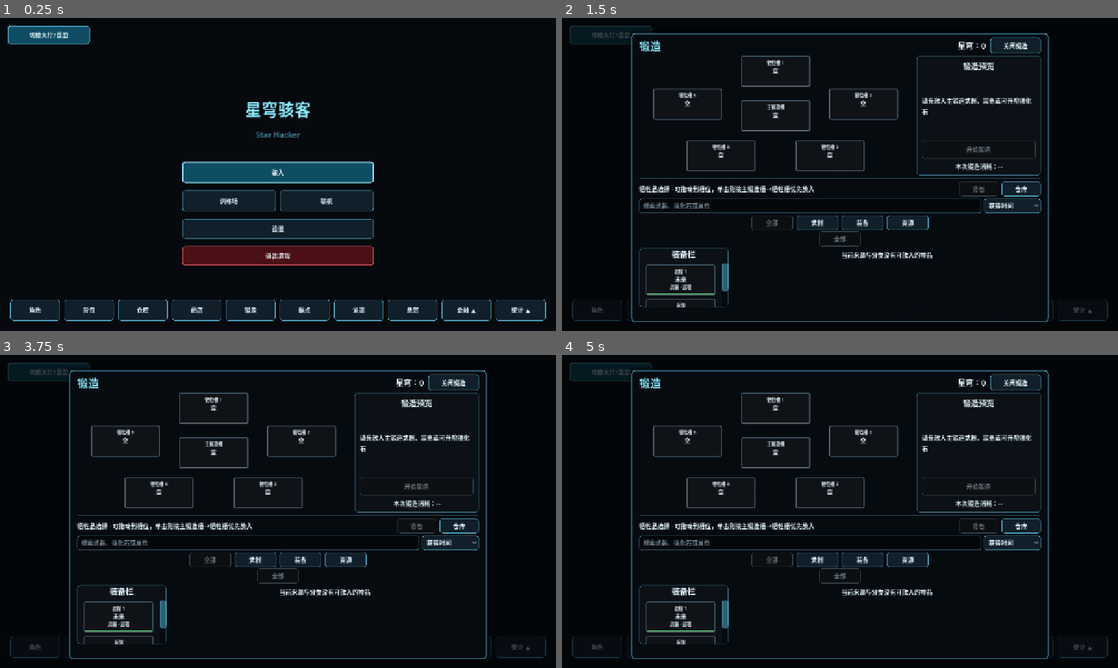
Above: before the commit, frames 1-4 (two rows, left to right).
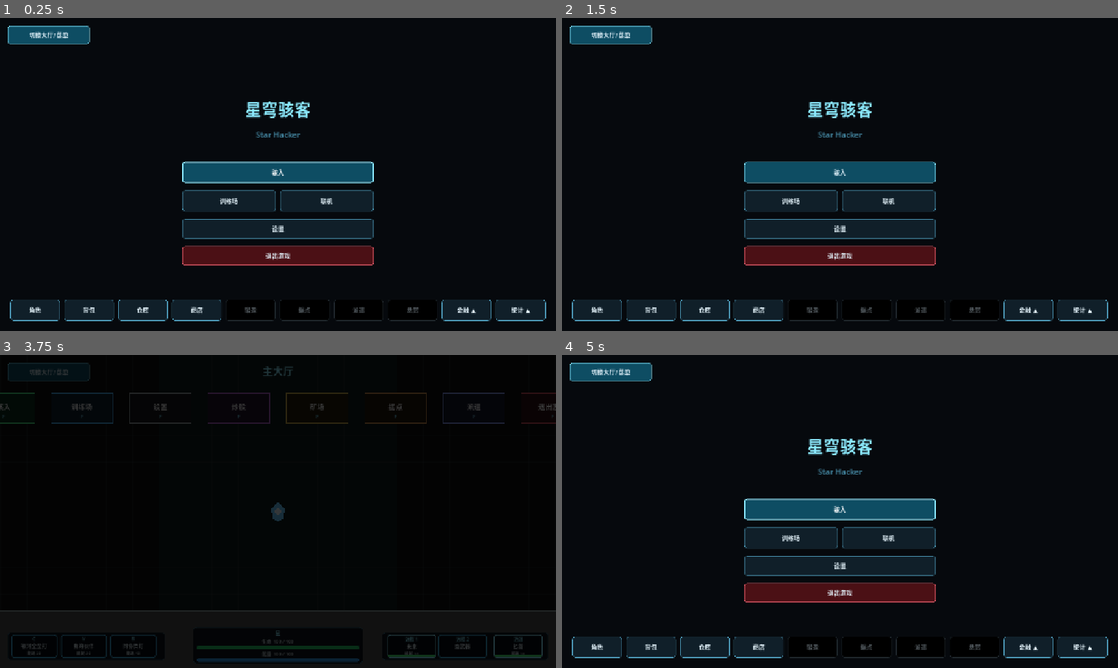
Above: after the commit, the same moments.

Repository: LisBam/StarHacker
Game: Godot game, scene res://scenes/ui/main_menu.tscn
Two runs of this game, one before a commit and one after it. Both use one fixed random seed, a clock stepped at 60 frames per second and the inputs below.
Inputs (mouse positions are in pixels of both pictures, inside the frame that each line leads up to):
- Up to frame 1 (0.25 s): no input
- Up to frame 2 (1.5 s): click (812, 309) at 0.5 s, where only the run before the commit has a clickable "锻造"; click (867, 309) at 1.25 s, where only the run before the commit has a clickable "据点"
- Up to frame 3 (3.75 s): click (361, 646) at 2 s, where only the run before the commit has a clickable "派遣"; click (411, 646) at 2.75 s, where only the run before the commit has a clickable "悬赏"; click "切换大厅/菜单" at 3.5 s
- Up to frame 4 (5 s): click "切换大厅/菜单" at 4.25 s

The runs differ from the first frame. In frame 1, 2.5% of the frame differs, in the area x 40-79%, y 90-97%; in frame 2, 19%; in frame 3, 12%; in frame 4, 19%, in the area x 1-99%, y 2-98%.

Commit message:
1. 新增首次成功撤离局外功能解锁   2. 新增四个成长入口锁定提示   3. 新增悬赏解锁前进度隔离   4. 新增首次撤离解锁自动验证   5. 完善新手成长与局外模块文档

Diff:
--- a/scripts/game/bounty_service.gd
+++ b/scripts/game/bounty_service.gd
@@ -3,6 +3,7 @@
 ## 悬赏服务：维护每日随机悬赏的刷新、进度推进、自动发奖与独立持久化。
 ## 悬赏进度完全依赖 StatsService 广播的战斗事实事件（击杀、开箱、送回、对局结束），
 ## 本服务不直接接触战斗节点；训练场与超频骇入的事件在统计服务挂点处已被排除，悬赏天然不计。
+## 首次正式成功撤离前，悬赏入口和全部事实事件推进都保持锁定；完成后的下一局才开始累计悬赏进度。
 ## 每日按本地日期刷新一批随机悬赏；完成的悬赏立即自动发放星穹或稀有强化石，并广播完成信号供横幅播报。
 
 ## 悬赏列表变化信号；刷新、进度推进与发奖后派发，悬赏面板据此重建展示。
@@ -223,6 +224,8 @@
 
 func _on_monster_kill_recorded(monster_id: String) -> void:
 	## 击杀事件回调；推进目标怪物匹配的击杀悬赏进度。
+	if not _is_bounty_feature_unlocked():
+		return
 	for bounty in _bounties:
 		if bool(bounty.get("completed", false)) or str(bounty.get("kind", "")) != BOUNTY_KIND_KILL:
 			continue
@@ -236,7 +239,7 @@
 
 func _on_chest_open_recorded(quality_id: String) -> void:
 	## 开箱事件回调；只有高级与极品宝箱推进宝箱悬赏进度。
-	if quality_id not in CHEST_BOUNTY_QUALITY_IDS:
+	if not _is_bounty_feature_unlocked() or quality_id not in CHEST_BOUNTY_QUALITY_IDS:
 		return
 	for bounty in _bounties:
 		if bool(bounty.get("completed", false)) or str(bounty.get("kind", "")) != BOUNTY_KIND_CHEST:
@@ -249,6 +252,8 @@
 
 func _on_run_shipped_value_changed(run_shipped_value: int) -> void:
 	## 单局送回累计回调；送回悬赏按“单局内累计值”判定，跨局不叠加。
+	if not _is_bounty_feature_unlocked():
+		return
 	for bounty in _bounties:
 		if bool(bounty.get("completed", false)) or str(bounty.get("kind", "")) != BOUNTY_KIND_SHIP:
 			continue
@@ -261,7 +266,7 @@
 
 func _on_run_finished(result_id: String, survival_seconds: float, _extracted_value: int) -> void:
 	## 对局结束回调；撤离悬赏要求成功撤离且存活时长达标，其余结果不推进。
-	if result_id != "success":
+	if not _is_bounty_feature_unlocked() or result_id != "success":
 		return
 	for bounty in _bounties:
 		if bool(bounty.get("completed", false)) or str(bounty.get("kind", "")) != BOUNTY_KIND_SURVIVE:
@@ -272,6 +277,15 @@
 		_try_complete_bounty(bounty)
 	_queue_save()
 	bounties_changed.emit()
+
+
+func _is_bounty_feature_unlocked() -> bool:
+	## 返回悬赏事实事件是否可以推进；资格统一读取首次成功撤离服务，服务缺失时保持安全锁定。
+	# 新手成长服务；只提供永久完成资格，不把悬赏定义或进度反向写入成长服务。
+	var newcomer_protection_service: Node = get_tree().root.get_node_or_null("NewcomerProtectionService")
+	if newcomer_protection_service == null or not newcomer_protection_service.has_method("has_completed_first_successful_extraction"):
+		return false
+	return bool(newcomer_protection_service.call("has_completed_first_successful_extraction"))
 
 
 func _try_complete_bounty(bounty: Dictionary) -> void:
--- a/scripts/game/newcomer_protection_service.gd
+++ b/scripts/game/newcomer_protection_service.gd
@@ -42,6 +42,11 @@
 func is_newcomer_protection_active() -> bool:
 	## 返回当前档案是否仍处于首次成功撤离前；战斗世界只读取此查询，不直接访问服务私有状态。
 	return not _has_completed_first_successful_extraction
+
+
+func has_completed_first_successful_extraction() -> bool:
+	## 返回当前档案是否已经完成首次正式成功撤离；局外成长入口只读取本资格，不访问新手保护私有状态或复制进度。
+	return _has_completed_first_successful_extraction
 
 
 func get_monster_attribute_multiplier() -> float:
--- a/scripts/ui/main_menu.gd
+++ b/scripts/ui/main_menu.gd
@@ -96,6 +96,8 @@
 const LOBBY_ACTION_ENCYCLOPEDIA: String = "encyclopedia"
 ## 大厅悬赏动作标识；固定 bounty，复用主菜单悬赏面板，当前大厅尚未放置对应实体。
 const LOBBY_ACTION_BOUNTY: String = "bounty"
+## 首次成功撤离成长入口锁定提示；锻造、据点、派遣与悬赏在完成首局正式成功撤离前统一显示该文案。
+const FIRST_SUCCESSFUL_EXTRACTION_UNLOCK_TOOLTIP: String = "首次成功撤离后解锁"
 ## 大厅统计动作标识；固定 stats，复用主菜单统计面板，当前大厅尚未放置对应实体。
 const LOBBY_ACTION_STATS: String = "stats"
 ## 大厅联机组队动作标识；固定 multiplayer，复用主菜单联机组队面板。
@@ -207,6 +209,8 @@
 var _banner_notification_toggle: Control
 ## 全局库存服务缓存；读取只增不减的累计获得星穹并监听变化，不直接修改金融资产。
 var _global_inventory: Node
+## 新手成长服务缓存；只读取首次成功撤离永久资格并监听完成信号，不参与战斗结算或功能业务。
+var _newcomer_protection_service: Node
 ## 主菜单存档传输控件；默认运行时插入设置首页，导入成功后由全局服务重启游戏。
 ## 删除功能补充：删除成功后同样由全局服务重启，并在其他业务服务读档前清理活动存档。
 var _save_transfer_control: Control
@@ -333,6 +337,10 @@
 	if _global_inventory != null and _global_inventory.has_signal("total_coins_earned_changed"):
 		_global_inventory.connect("total_coins_earned_changed", Callable(self, "_refresh_finance_unlock_buttons"))
 	_refresh_finance_unlock_buttons()
+	_newcomer_protection_service = get_tree().root.get_node_or_null("NewcomerProtectionService")
+	if _newcomer_protection_service != null and _newcomer_protection_service.has_signal("first_successful_extraction_completed"):
+		_newcomer_protection_service.connect("first_successful_extraction_completed", Callable(self, "_refresh_first_successful_extraction_unlock_buttons"))
+	_refresh_first_successful_extraction_unlock_buttons()
 	_master_volume_slider.value_changed.connect(_on_master_volume_slider_value_changed)
 	_settings_back_button.pressed.connect(_on_settings_back_button_pressed)
 	_switch_lobby_menu_button.pressed.connect(_on_switch_lobby_menu_button_pressed)
@@ -391,6 +399,32 @@
 	if _global_inventory == null or not _global_inventory.has_method("get_total_coins_earned"):
 		return false
 	return bool(FINANCE_UNLOCK_RULES.is_feature_unlocked(feature_id, int(_global_inventory.call("get_total_coins_earned"))))
+
+
+func _refresh_first_successful_extraction_unlock_buttons() -> void:
+	## 按首次正式成功撤离永久资格统一刷新四个局外成长入口；完成信号到达后立即解除全部锁定。
+	# 是否已经完成首次成功撤离；服务缺失或查询接口不可用时保持安全锁定。
+	var is_unlocked: bool = _has_completed_first_successful_extraction()
+	_apply_first_successful_extraction_button_state(_forge_button, is_unlocked)
+	_apply_first_successful_extraction_button_state(_hideout_button, is_unlocked)
+	_apply_first_successful_extraction_button_state(_dispatch_button, is_unlocked)
+	_apply_first_successful_extraction_button_state(_bounty_button, is_unlocked)
+
+
+func _apply_first_successful_extraction_button_state(button: Button, is_unlocked: bool) -> void:
+	## 把单个首次撤离成长入口同步为普通可用或纯黑禁用状态；锁定时显示统一完成条件。
+	if button == null:
+		return
+	button.disabled = not is_unlocked
+	button.tooltip_text = "" if is_unlocked else FIRST_SUCCESSFUL_EXTRACTION_UNLOCK_TOOLTIP
+	UI_STYLE_GUIDE.apply_locked_button_visual(button, not is_unlocked)
+
+
+func _has_completed_first_successful_extraction() -> bool:
+	## 返回四个局外成长功能共享的永久资格；实际状态只由新手成长服务在正式成功结算后修改。
+	if _newcomer_protection_service == null or not _newcomer_protection_service.has_method("has_completed_first_successful_extraction"):
+		return false
+	return bool(_newcomer_protection_service.call("has_completed_first_successful_extraction"))
 
 
 func _build_settings_dim_overlay() -> void:
@@ -763,7 +797,7 @@
 
 
 func _on_forge_button_pressed() -> void:
-	if _forge_overlay == null:
+	if _forge_overlay == null or not _has_completed_first_successful_extraction():
 		return
 	_settings_panel.visible = false
 	_forge_overlay.visible = true
@@ -812,7 +846,7 @@
 
 
 func _on_hideout_button_pressed() -> void:
-	if _hideout_overlay == null:
+	if _hideout_overlay == null or not _has_completed_first_successful_extraction():
 		return
 	_settings_panel.visible = false
 	_hideout_overlay.visible = true
@@ -821,7 +855,7 @@
 
 
 func _on_dispatch_button_pressed() -> void:
-	if _dispatch_overlay == null:
+	if _dispatch_overlay == null or not _has_completed_first_successful_extraction():
 		return
 	_settings_panel.visible = false
 	_dispatch_overlay.visible = true
@@ -840,7 +874,7 @@
 
 
 func _on_bounty_button_pressed() -> void:
-	if _bounty_overlay == null:
+	if _bounty_overlay == null or not _has_completed_first_successful_extraction():
 		return
 	_settings_panel.visible = false
 	_bounty_overlay.visible = true
--- a/tests/newcomer_protection_test.gd
+++ b/tests/newcomer_protection_test.gd
@@ -1,6 +1,6 @@
 extends Node
 
-## 新手保护专项自动验证覆盖服务默认倍率、首次成功撤离状态切换、近战与远程怪物战斗属性降级、冷却反向换算和联机协议代际。
+## 新手保护专项自动验证覆盖服务默认倍率、首次成功撤离功能解锁、主菜单与大厅入口防绕过、怪物战斗属性降级和联机协议代际。
 ## 属性倍率测试只创建未加入场景树的临时对象；正式结算测试会访问 AutoLoad，必须在独立用户数据目录运行以隔离日常存档。
 
 ## 基础怪物脚本；用于创建脱离场景树的近战属性测试对象，避免加载完整战斗世界。
@@ -9,6 +9,8 @@
 const RANGED_MONSTER_SCRIPT: Script = preload("res://scripts/enemies/ranged_monster.gd")
 ## 新手保护服务脚本；用于验证新档默认处于保护状态且统一输出 0.50 倍率。
 const NEWCOMER_PROTECTION_SERVICE_SCRIPT: Script = preload("res://scripts/game/newcomer_protection_service.gd")
+## 主菜单场景；用于验证锻造、据点、派遣与悬赏在首次成功撤离前锁定并在完成后实时开放。
+const MAIN_MENU_SCENE: PackedScene = preload("res://scenes/ui/main_menu.tscn")
 ## 联机会话脚本；用于读取新增敌人保护倍率后要求的协议版本。
 const NETWORK_SESSION_SCRIPT: Script = preload("res://scripts/game/network_session.gd")
 
@@ -19,7 +21,7 @@
 func _ready() -> void:
 	## 顺序执行属性与正式结算验证；测试命令必须指定隔离 APPDATA，保证实际持久化事件不触及日常用户存档。
 	_test_newcomer_service_default_state()
-	_test_first_successful_extraction_transition()
+	await _test_first_successful_extraction_transition()
 	_test_basic_monster_protection_attributes()
 	_test_ranged_monster_protection_attributes()
 	_test_network_protocol_version()
@@ -44,23 +46,91 @@
 
 
 func _test_first_successful_extraction_transition() -> void:
-	## 验证正式对局首次成功结算会永久结束保护，并且结束提示只能在当前结算流程消费一次。
+	## 验证失败结算不解锁，首次正式成功结算会永久结束保护、开放四个成长入口并只产生一次结束提示。
 	# 全局库存服务；正式成功撤离由该服务写入结算结果并发送状态变化信号。
 	var global_inventory: Node = get_tree().root.get_node_or_null("GlobalInventory")
 	# 项目注册的新手保护服务；本测试运行在独立 APPDATA 中，允许验证真实持久化事件而不影响日常存档。
 	var protection_service: Node = get_tree().root.get_node_or_null("NewcomerProtectionService")
+	# 悬赏服务；首次成功撤离前必须拒绝统计事实事件推进，完成后才正式启用。
+	var bounty_service: Node = get_tree().root.get_node_or_null("BountyService")
 	_check(global_inventory != null, "正式结算测试必须取得全局库存服务。")
 	_check(protection_service != null, "正式结算测试必须取得项目注册的新手保护服务。")
+	_check(bounty_service != null, "正式结算测试必须取得悬赏服务。")
 	if global_inventory == null or protection_service == null:
 		return
 	_check(bool(protection_service.call("is_newcomer_protection_active")), "首次成功撤离前全局新手保护必须有效。")
+	_check(not bool(protection_service.call("has_completed_first_successful_extraction")), "新档不得提前取得首次成功撤离资格。")
+	if bounty_service != null:
+		_check(not bool(bounty_service.call("_is_bounty_feature_unlocked")), "首次成功撤离前悬赏事实事件推进必须锁定。")
+	# 主菜单实例；构建正式入口与遮罩，用于验证玩家可见锁定表现和大厅动作旁路。
+	var main_menu: Control = MAIN_MENU_SCENE.instantiate() as Control
+	_check(main_menu != null, "首次撤离解锁测试必须可以实例化主菜单。")
+	if main_menu == null:
+		return
+	add_child(main_menu)
+	await get_tree().process_frame
+	# 锻造按钮；首次成功撤离前必须纯黑禁用并显示统一条件。
+	var forge_button: Button = main_menu.get_node("%ForgeButton") as Button
+	# 据点按钮；与锻造共享同一永久资格。
+	var hideout_button: Button = main_menu.get_node("%HideoutButton") as Button
+	# 派遣按钮；与锻造共享同一永久资格。
+	var dispatch_button: Button = main_menu.get_node("%DispatchButton") as Button
+	# 悬赏按钮；与锻造共享同一永久资格。
+	var bounty_button: Button = main_menu.get_node("%BountyButton") as Button
+	_check(_is_first_extraction_button_locked(forge_button), "首次成功撤离前锻造必须锁定。")
+	_check(_is_first_extraction_button_locked(hideout_button), "首次成功撤离前据点必须锁定。")
+	_check(_is_first_extraction_button_locked(dispatch_button), "首次成功撤离前派遣必须锁定。")
+	_check(_is_first_extraction_button_locked(bounty_button), "首次成功撤离前悬赏必须锁定。")
+	# 锻造锁定样式；四个入口复用同一局部样式，抽查锻造必须为完全不透明纯黑背景。
+	var forge_locked_style: StyleBox = forge_button.get_theme_stylebox("disabled")
+	_check(forge_locked_style is StyleBoxFlat and (forge_locked_style as StyleBoxFlat).bg_color == Color(0.0, 0.0, 0.0, 1.0), "首次撤离成长入口锁定时必须使用纯黑背景。")
+	main_menu.call("perform_lobby_action", "forge")
+	main_menu.call("perform_lobby_action", "hideout")
+	main_menu.call("perform_lobby_action", "dispatch")
+	main_menu.call("perform_lobby_action", "bounty")
+	# 锻造遮罩；大厅动作在锁定时不得绕过主菜单按钮。
+	var forge_overlay: Control = main_menu.get_node("ForgeOverlay") as Control
+	# 据点遮罩；大厅动作在锁定时不得绕过主菜单按钮。
+	var hideout_overlay: Control = main_menu.get_node("HideoutOverlay") as Control
+	# 派遣遮罩；大厅动作在锁定时不得绕过主菜单按钮。
+	var dispatch_overlay: Control = main_menu.get_node("DispatchOverlay") as Control
+	# 悬赏遮罩；大厅动作在锁定时不得绕过主菜单按钮。
+	var bounty_overlay: Control = main_menu.get_node("BountyOverlay") as Control
+	_check(not forge_overlay.visible and not hideout_overlay.visible and not dispatch_overlay.visible and not bounty_overlay.visible, "首次成功撤离前大厅动作不得打开四个成长面板。")
+	global_inventory.call("begin_combat_run", false)
+	# 正式失败结算结果；死亡或逃跑不能提前满足首次成功撤离条件。
+	var failure_outcome: Dictionary = global_inventory.call("complete_combat_run_failure", "测试失败", 1.0, 1.0) as Dictionary
+	_check(str(failure_outcome.get("result", "")) == "failure", "正式失败结算必须产生 failure 结果。")
+	_check(bool(protection_service.call("is_newcomer_protection_active")), "正式失败结算后新手保护和功能锁定必须继续有效。")
+	_check(_is_first_extraction_button_locked(forge_button) and _is_first_extraction_button_locked(hideout_button) and _is_first_extraction_button_locked(dispatch_button) and _is_first_extraction_button_locked(bounty_button), "失败结算不得解锁任何首次撤离成长入口。")
 	global_inventory.call("begin_combat_run", false)
 	# 正式结算结果；成功标识是服务结束保护的唯一有效触发条件。
 	var outcome: Dictionary = global_inventory.call("complete_combat_run_success") as Dictionary
 	_check(str(outcome.get("result", "")) == "success", "正式成功撤离必须产生 success 结算结果。")
 	_check(not bool(protection_service.call("is_newcomer_protection_active")), "首次正式成功撤离后新手保护必须结束。")
+	_check(bool(protection_service.call("has_completed_first_successful_extraction")), "首次正式成功撤离后必须永久取得局外成长功能资格。")
+	if bounty_service != null:
+		_check(bool(bounty_service.call("_is_bounty_feature_unlocked")), "首次正式成功撤离后悬赏事实事件推进必须开放。")
+	_check(not forge_button.disabled and not hideout_button.disabled and not dispatch_button.disabled and not bounty_button.disabled, "首次正式成功撤离后必须同时解锁锻造、据点、派遣与悬赏。")
+	_check(forge_button.tooltip_text.is_empty() and hideout_button.tooltip_text.is_empty() and dispatch_button.tooltip_text.is_empty() and bounty_button.tooltip_text.is_empty(), "四个成长入口解锁后必须清除条件提示。")
 	_check(bool(protection_service.call("consume_completion_notice")), "首次成功撤离后必须产生一次结束提示。")
 	_check(not bool(protection_service.call("consume_completion_notice")), "结束提示被消费后不得在同一结算流程重复弹出。")
+	# 新手成长存档；成功结算必须同步落盘永久资格，重启后四个入口不会重新锁定。
+	var save_file: FileAccess = FileAccess.open("user://newcomer_protection_state.json", FileAccess.READ)
+	_check(save_file != null, "首次成功撤离资格必须写入新手成长存档。")
+	if save_file != null:
+		# 新手成长存档数据；只读验证唯一完成字段为 true，不修改正式服务内存状态。
+		var save_data: Variant = JSON.parse_string(save_file.get_as_text())
+		save_file.close()
+		_check(save_data is Dictionary and bool((save_data as Dictionary).get("has_completed_first_successful_extraction", false)), "新手成长存档必须永久保存首次成功撤离完成状态。")
+	main_menu.queue_free()
+
+
+func _is_first_extraction_button_locked(button: Button) -> bool:
+	## 返回成长入口是否处于标准首次撤离锁定状态；同时验证禁用与玩家可见提示，避免只做视觉伪锁定。
+	if button == null:
+		return false
+	return button.disabled and button.tooltip_text == "首次成功撤离后解锁"
 
 
 func _test_basic_monster_protection_attributes() -> void:
Not shown, changed: docs/bounty.md
Not shown, changed: docs/dispatch.md
Not shown, changed: docs/game_framework.md
Not shown, changed: docs/hideout.md
Not shown, changed: docs/ui_style.md
Not shown, changed: docs/功能验证测试规范.md
Not shown, changed: docs/游戏机制与玩法内容.md
Not shown, changed: 临时反馈文档.md
